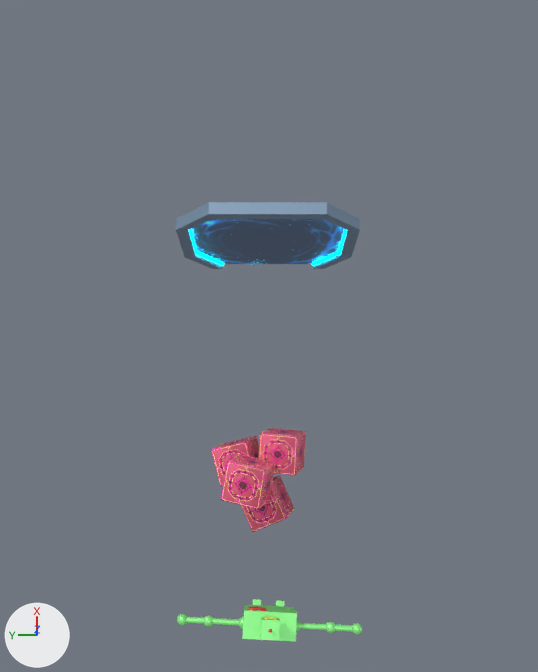
What one commit did to the Blender file resources/resources.blend.
Before and after are seen from a 50 mm lens placed at (1.42, -0.01, 10.25), pointed at (3.74, -0.01, 0.76). The axes (+X, +Y, +Z) are drawn at lower left. The lights are the same throughout.

The older version as bpy lines, for what is in view:
```python
me_cube = bpy.data.meshes.new('Cube')
me_cube.from_pydata(...)  # a box spanning x -1.0..1.0, y -1.0..1.0, z -1.0..1.0
me_cube.materials.append(mat_boxmaterial)
me_portal = bpy.data.meshes.new('Portal')
me_portal.from_pydata(...)  # 16 vertices, 5 faces; spans x 0.08, y -1.15..1.15, z 0.0..2.0
me_portal.materials.append(mat_portalmaterial)  # blue #89a2bc
ob_block = bpy.data.objects.new('Block', None)
ob_block.location = (2.096, 0.0, 0.0)
ob_block.rotation_euler = (-0.262, -0.262, 0.0)  # degrees (-15, -15, 0)
ob_box_003 = bpy.data.objects.new('Box.003', me_cube)
ob_box_003.parent = ob_block
ob_box_003.location = (-0.424, -0.0468, 0.25)
ob_box_003.rotation_euler = (0.0, 0.0, 0.436)  # degrees (0, 0, 25)
ob_box_003.scale = (0.25, 0.25, 0.25)
_m = ob_box_003.modifiers.new('Bevel', 'BEVEL')
_m.width = 0.03
_m.width_pct = 0.03
ob_portal = bpy.data.objects.new('Portal', me_portal)
ob_portal.location = (5.0, 0.0, 0.0)
_m = ob_portal.modifiers.new('Solidify', 'SOLIDIFY')
_m.thickness = 0.15
_m.material_offset = 1
_m.material_offset_rim = 1
# also in view: 'Box.004' at (1.88, 0.24, 0.68); 'Box.001' at (2.28, -0.19, 0.37); 'PortalFlow' at (5.0, 0.0, 0.93); 'Box.002' at (2.17, 0.39, 0.18); 'Robot' at (0.26, -0.02, 0.84)
```
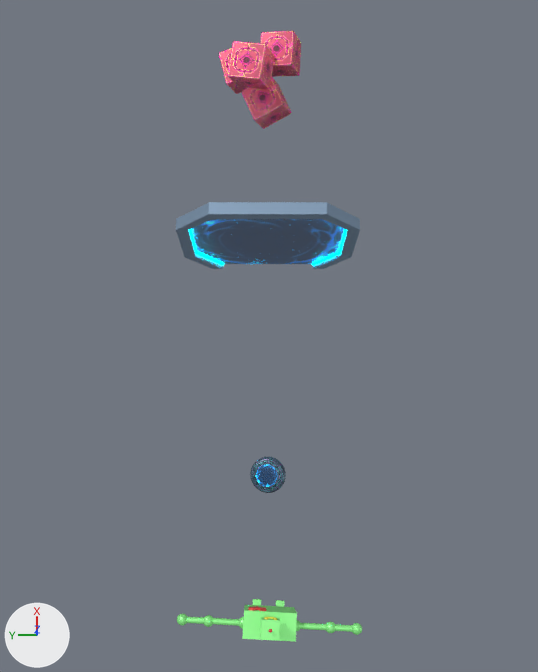
ob_block is not drawn itself; it is the parent of ob_box_001, ob_box_002, ob_box_003, ob_box_004.

The change, as a diff of the scene's bpy script:
```diff
--- a/resources/resources.blend.py
+++ b/resources/resources.blend.py
@@ mat_teleportbasematerial @@
+mat_teleportbasematerial = bpy.data.materials.new('TeleportBaseMaterial')
+# uses the picture img_box_png
@@ me_cylinder @@
+me_cylinder.from_pydata(...)  # 96 vertices, 66 faces; spans x -0.375..0.375, y -0.375..0.375, z 0.0..0.15
+me_cylinder.polygons.foreach_set('use_smooth', [True] * 66)
+# faces by material slot: [64, 2]
+me_cylinder.materials.append(mat_teleportbasematerial)
+me_cylinder.materials.append(mat_portalflowmaterial)
@@ ob_block @@
 ob_block = bpy.data.objects.new('Block', None)
-ob_block.location = (2.096, 0.0, 0.0)
+ob_block.location = (8.0, 0.0, 0.0)
 ob_block.rotation_euler = (-0.262, -0.262, 0.0)  # degrees (-15, -15, 0)
@@ ob_teleportbase @@
+ob_teleportbase = bpy.data.objects.new('TeleportBase', me_cylinder)
+ob_teleportbase.location = (2.0, 0.0, 0.0)
+ob_teleportbase.rotation_euler = (-0.175, -0.175, 0.0)  # degrees (-10, -10, 0)
+ob_teleportbase.scale = (0.65, 0.65, 0.65)
```

What differs and where, as boxes (x1, y1, x2, y2) in the pictures (538 x 672 px):
'Box.004', moved: before (221, 454, 276, 509); after (227, 41, 275, 90)
'Box.001', moved: before (259, 428, 306, 476); after (261, 31, 301, 77)
'Box.003', moved: before (241, 475, 295, 532); after (241, 76, 292, 129)
'Box.002', moved: before (211, 436, 259, 487); after (218, 41, 249, 94)
'TeleportBase', added: after (250, 457, 286, 493)
    faces in mat_teleportbasematerial: (250, 457, 286, 493)
    faces in mat_portalflowmaterial: (256, 465, 277, 487)
